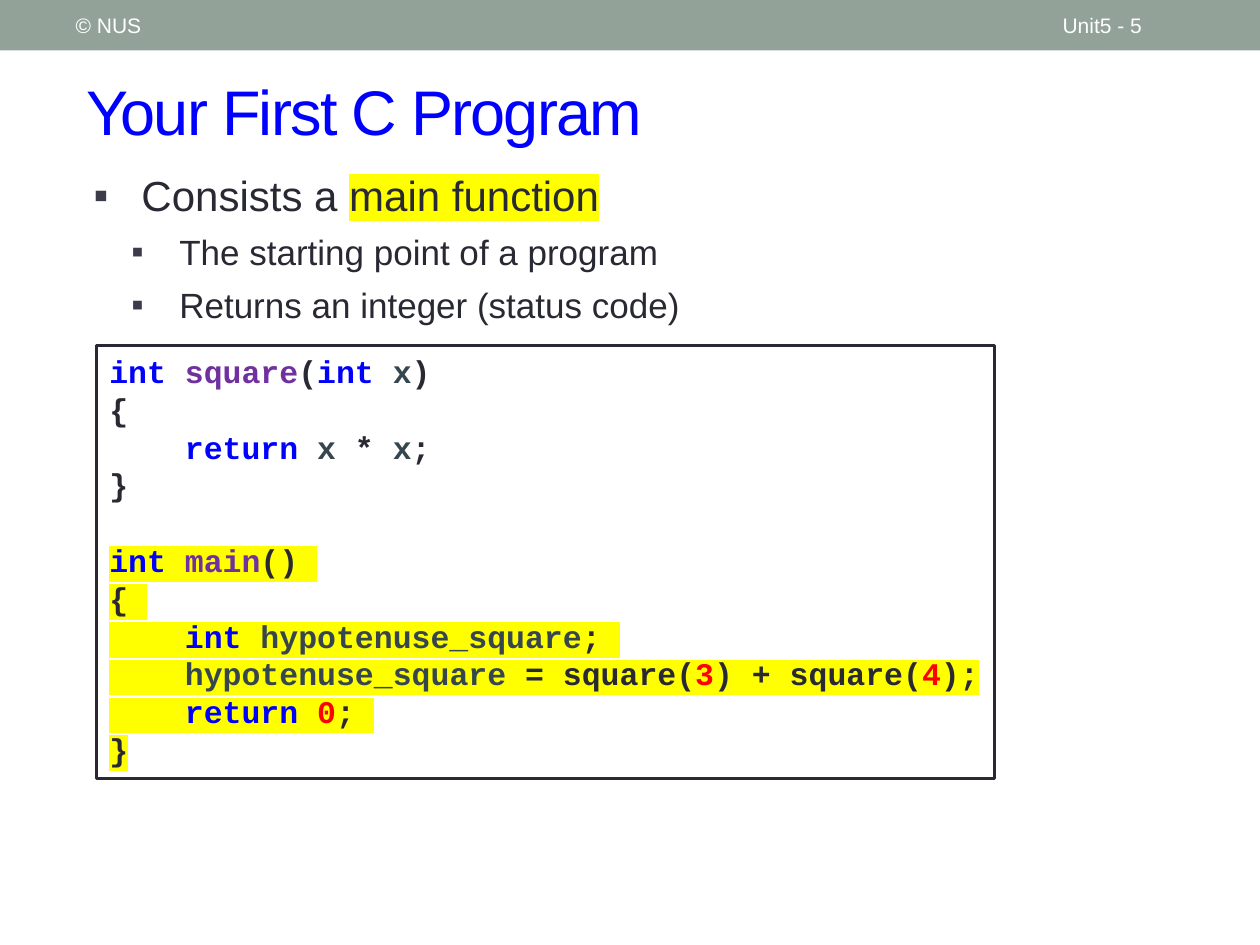
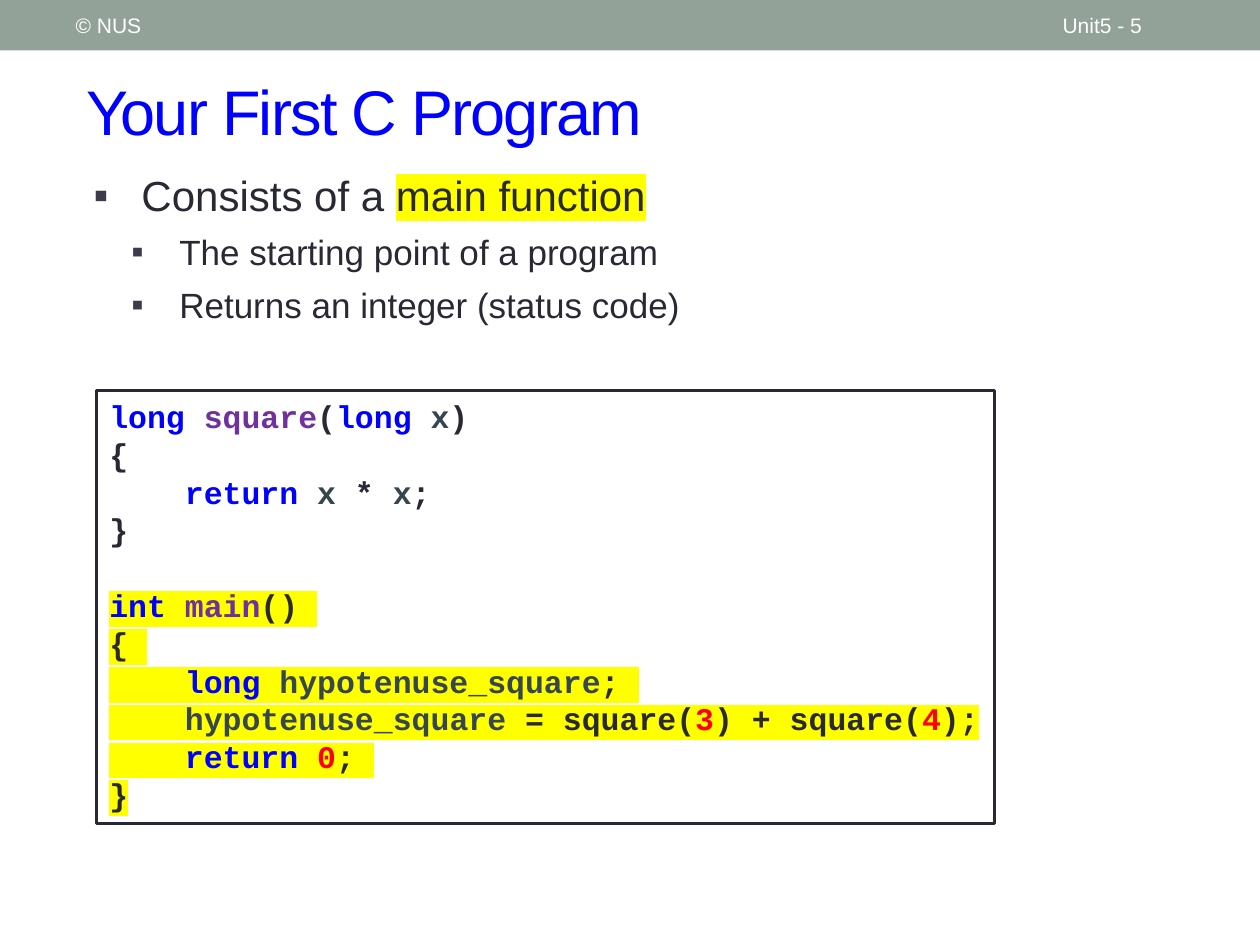
Before and after one commit to nus-cs1010-2021-s2/website, a slide deck: slide 5 of slides/Unit5_First C Program.pptx. Drawn at 1260x945 pixels with LibreOffice and Linux fonts; fonts in the diff are those of the drawing. Boxes give left, top, right and bottom in pixels: in the first picture for what was removed or moved away, otherwise in the second. Text is boxed around its words. In the diff, an @@ line names an element or a change of style, - is before the commit and + after.

```diff
--- a/slides/Unit5_First C Program.pptx
+++ b/slides/Unit5_First C Program.pptx
@@ text at box(141, 180, 646, 212): text changed @@
-▪ Consists a main function
+▪ Consists of a main function
@@ rectangle "long square(long x)": place and size @@
-rectangle "long square(long x)" at box(97, 345, 995, 777)
+rectangle "long square(long x)" at box(97, 391, 995, 823)
@@ text in rectangle at box(109, 405, 469, 435): text changed @@
-int square(int x)
+long square(long x)
@@ text in rectangle at box(185, 670, 619, 700): text changed @@
-int hypotenuse_square;
+long hypotenuse_square;
```
Also in this commit, not shown: 6 other slides changed, 4 other files.
